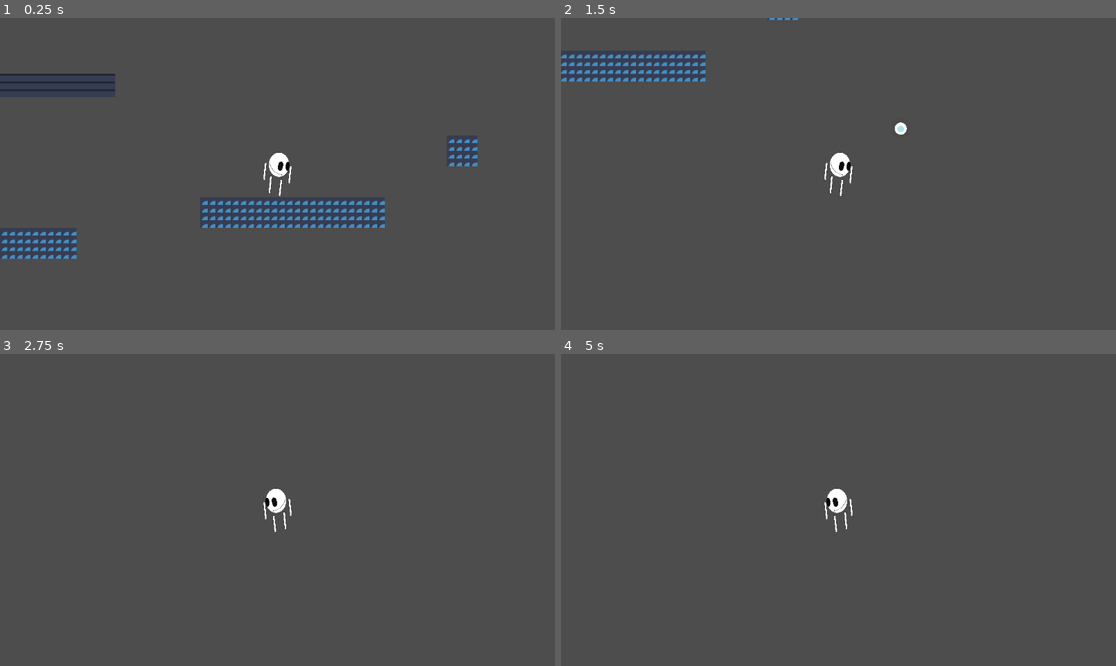
Above: before the commit, frames 1-4 (two rows, left to right).
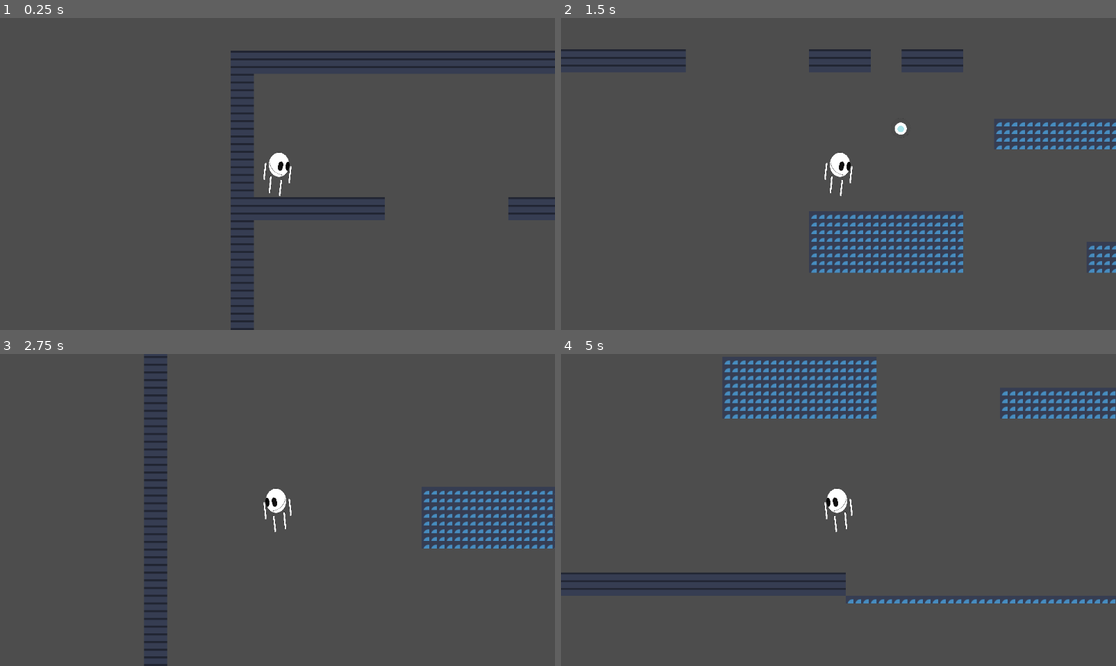
Above: after the commit, the same moments.

Repository: ragegaming23/book-of-souls
Game: Godot game, scene res://levels/Level 2_DinoIsland/Dino Island.tscn
Same seed, same stepped clock (60 frames per second), same inputs: the game is played once before the commit and once after it. This scene is started directly instead of the project's main scene. The engine's default icon, where the game draws it, is replaced by a stand-in: a white triangle on a blue panel in a dark square.
Inputs (mouse positions are in pixels of both pictures, inside the frame that each line leads up to):
- Up to frame 1 (0.25 s): no input
- Up to frame 2 (1.5 s): tap Enter at 0.5 s; move the mouse to (960, 158) at 0.52 s; hold D (move_right) from 0.53 s (still down); tap Shift (Dash) at 0.6 s; tap Space (jump) at 0.77 s; move the mouse to (727, 189) at 1.27 s; click (727, 189) at 1.35 s
- Up to frame 3 (2.75 s): tap Space (jump) at 1.52 s; move the mouse to (333, 441) at 2.02 s; release D (move_right) at 2.03 s; hold A (move_left) from 2.03 s (still down); tap Shift (Dash) at 2.1 s
- Up to frame 4 (5 s): move the mouse to (810, 572) at 2.77 s; release A (move_left) at 2.78 s; hold D (move_right) 2.78-4.28 s; click (810, 572) at 2.85 s; tap Space (jump) at 3.02, 3.77, 4.52 s; move the mouse to (1005, 556) at 3.52 s; tap Shift (Dash) at 3.6 s; move the mouse to (672, 463) at 4.27 s; hold A (move_left) from 4.28 s (still down); click (672, 463) at 4.35 s

The runs differ from the first frame. In frame 1, 5.0% of the frame differs, in the area x 0-100%, y 10-100%; in frame 2, 4.5%; in frame 3, 3.1%; in frame 4, 4.5%.

Commit message:
export stuff

Diff:
--- a/levels/Level 2_DinoIsland/Dino Island.tscn
+++ b/levels/Level 2_DinoIsland/Dino Island.tscn
@@ -111,7 +111,7 @@
 [node name="DinoIsland" type="Node2D"]
 
 [node name="CharacterBody2D" parent="." instance=ExtResource("1_2tyn1")]
-position = Vector2(2912, -64)
+position = Vector2(96, -848)
 
 [node name="TileMapLayer" type="TileMapLayer" parent="."]
 position = Vector2(-1, -1)
Not shown, changed: export_presets.cfg
